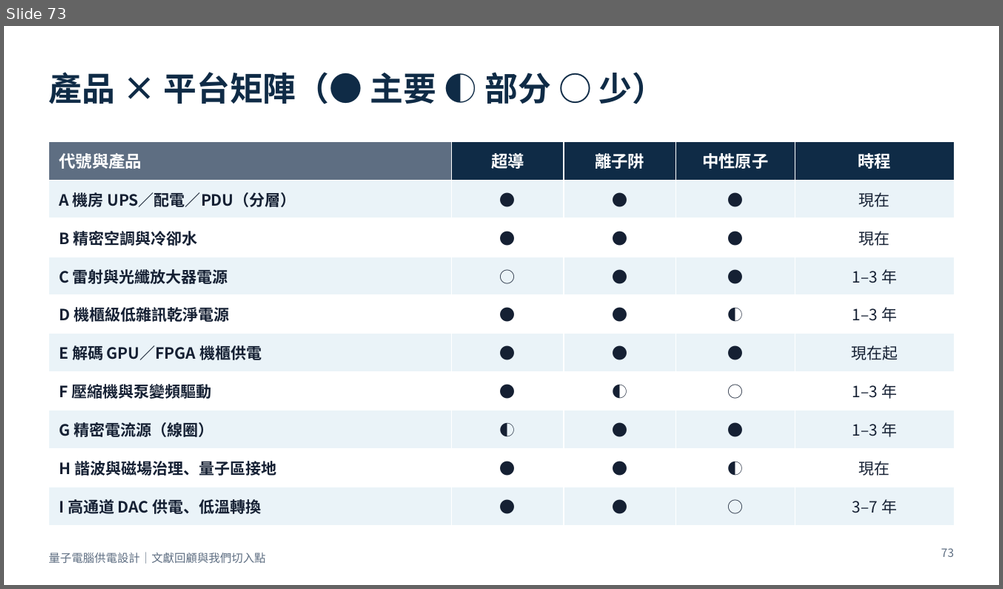
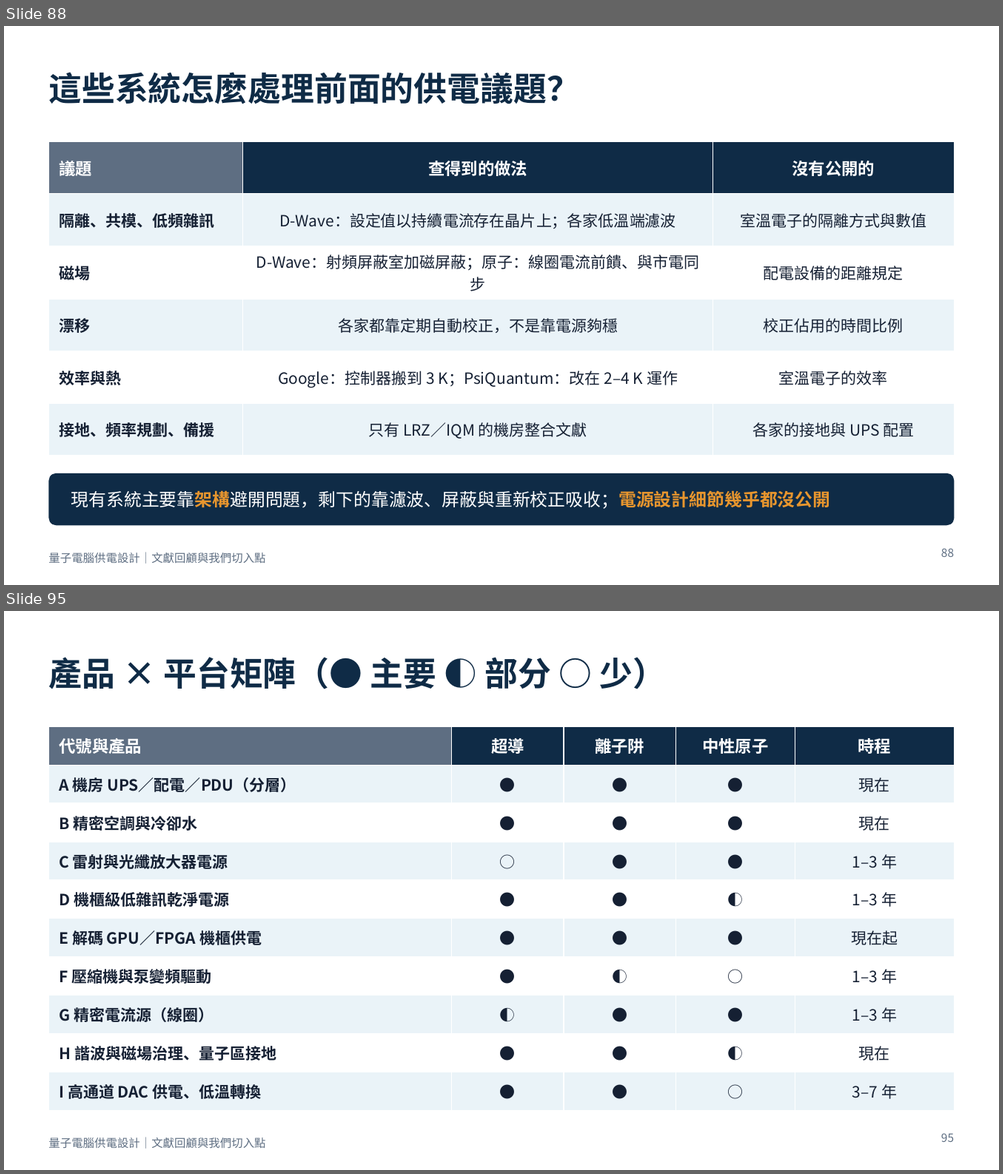
Before and after one commit to pcpcchen-coder/QuantumComputing, a slide deck: slides/output/qc-power-supply.pptx. Shown one above the other, each under a label of ours: slide 73 before the commit, slides 88 and 95 after it; the slides between them are not shown. The pictures are 1003x589 and 1003x1174 pixels, drawn with LibreOffice and Linux fonts; fonts in the diff are those of the drawing. Boxes give left, top, right and bottom in pixels: in the first picture for what was removed or moved away, otherwise in the second. Text is boxed around its words. In the diff, an @@ line names an element or a change of style, - is before the commit and + after.

```diff
--- a/slides/output/qc-power-supply.pptx
+++ b/slides/output/qc-power-supply.pptx
@@ slide 88 added at (4,26,999,585), background #FFFFFF; not listed: 1 template element that a slide beside it also shows @@
@@ title added at (48,72,580,104), 32 pt, text #0F2B46, bold @@
+這些系統怎麼處理前面的供電議題？
@@ table added at (48,141,954,442), 6 rows, 3 columns @@
+議題 | 查得到的做法 | 沒有公開的
+隔離、共模、低頻雜訊 | D-Wave：設定值以持續電流存在晶片上；各家低溫端濾波 | 室溫電子的隔離方式與數值
+磁場 | D-Wave：射頻屏蔽室加磁屏蔽；原子：線圈電流前饋、與市電同步 | 配電設備的距離規定
+漂移 | 各家都靠定期自動校正，不是靠電源夠穩 | 校正佔用的時間比例
+效率與熱 | Google：控制器搬到 3 K；PsiQuantum：改在 2–4 K 運作 | 室溫電子的效率
+接地、頻率規劃、備援 | 只有 LRZ／IQM 的機房整合文獻 | 各家的接地與 UPS 配置
@@ rounded rectangle added at (48,474,954,526), fill #0F2B46 @@
@@ text added at (71,491,831,509), 17 pt, text #FFFFFF @@
+現有系統主要靠架構避開問題，剩下的靠濾波、屏蔽與重新校正吸收；電源設計細節幾乎都沒公開
@@ page number added at (941,548,953,557), 11 pt, text #5E6E82 @@
+88
@@ what was slide 73 is now slide 95 @@
@@ page number at (941,1133,953,1142): text changed @@
-73
+95
```
Also in this commit, not shown: 1 slide changed, 21 other slides added, 4 other files.
